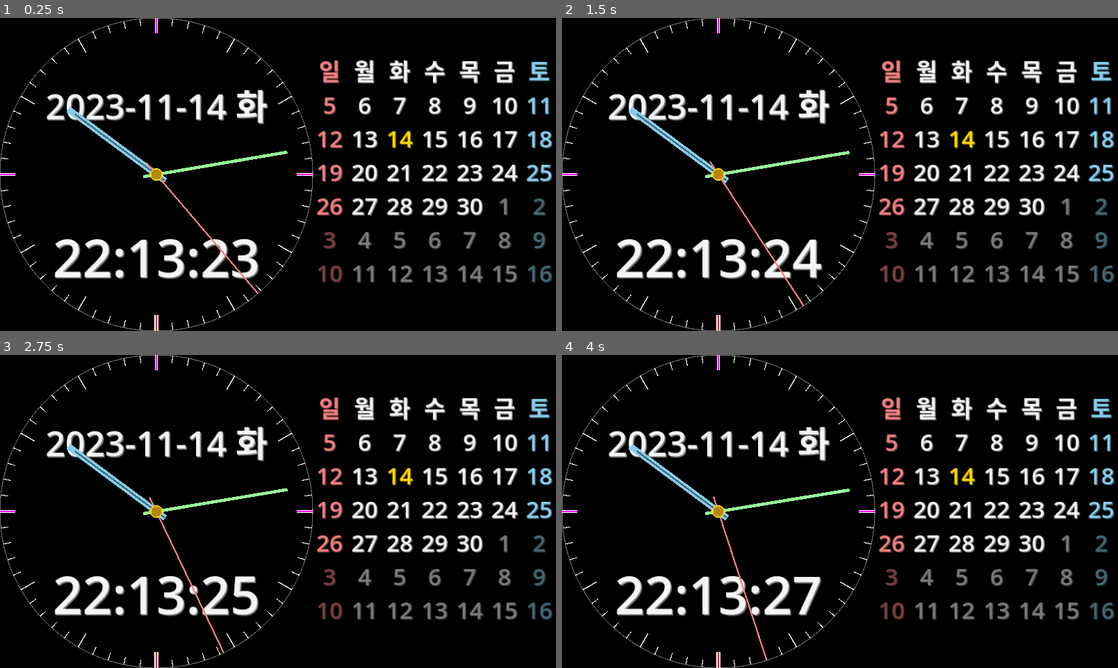
Above: before the commit, frames 1-4 (two rows, left to right).
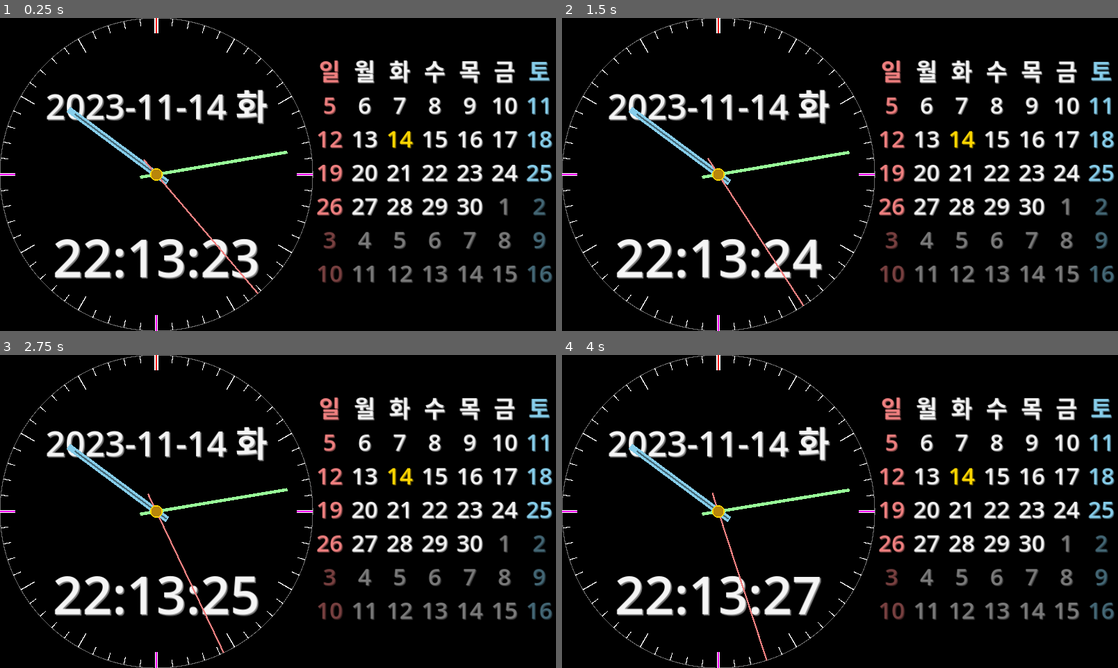
Above: after the commit, the same moments.

Repository: kasworld/gd4analogclockcal
Game: Godot game, scene res://main.tscn
The game is run twice, just before and just after one commit, with the same random seed, the same clock (stepped at 60 frames per second) and the same inputs.
Inputs:
- Up to frame 1 (0.25 s): no input
- Up to frame 2 (1.5 s): no input
- Up to frame 3 (2.75 s): no input
- Up to frame 4 (4 s): no input

The runs differ from the first frame. In frame 1, less than 0.1% of the frame differs, in the area x 25-31%, y 0-100%; in frame 2, less than 0.1%; in frame 3, less than 0.1%; in frame 4, less than 0.1%.

Commit message:
fix rot PI

Diff:
--- a/analog_clock.gd
+++ b/analog_clock.gd
@@ -61,8 +61,8 @@
 	var cr = Line2D.new()
 	cr.default_color = co
 	cr.width = w
-	cr.add_point(Vector2(0,clock_R))
-	cr.add_point(Vector2(0,clock_R-h))
+	cr.add_point(Vector2(0,-clock_R))
+	cr.add_point(Vector2(0,-clock_R+h))
 	cr.rotation = rad
 	return cr
 
@@ -70,8 +70,8 @@
 	var cr = Line2D.new()
 	cr.default_color = dict.color
 	cr.width = dict.width*clock_R
-	cr.add_point(Vector2(0,dict.height*clock_R))
-	cr.add_point(Vector2(0,-dict.height*clock_R/10))
+	cr.add_point(Vector2(0,-dict.height*clock_R))
+	cr.add_point(Vector2(0,dict.height*clock_R/8))
 	return cr
 
 # Called every frame. 'delta' is the elapsed time since the previous frame.
@@ -82,9 +82,9 @@
 	var ms = Time.get_unix_time_from_system()
 	ms = ms - int(ms)
 	var timeNowDict = Time.get_datetime_dict_from_system()
-	SecondHand.rotation = PI + second2rad(timeNowDict["second"]) + ms2rad(ms)
-	MinuteHand.rotation = PI + minute2rad(timeNowDict["minute"]) + second2rad(timeNowDict["second"]) / 60
-	HourHand.rotation = PI + hour2rad(timeNowDict["hour"]) + minute2rad(timeNowDict["minute"]) /12
+	SecondHand.rotation = second2rad(timeNowDict["second"]) + ms2rad(ms)
+	MinuteHand.rotation = minute2rad(timeNowDict["minute"]) + second2rad(timeNowDict["second"]) / 60
+	HourHand.rotation = hour2rad(timeNowDict["hour"]) + minute2rad(timeNowDict["minute"]) /12
 	HourHand2.rotation = HourHand.rotation
 
 func ms2rad(ms) -> float:
